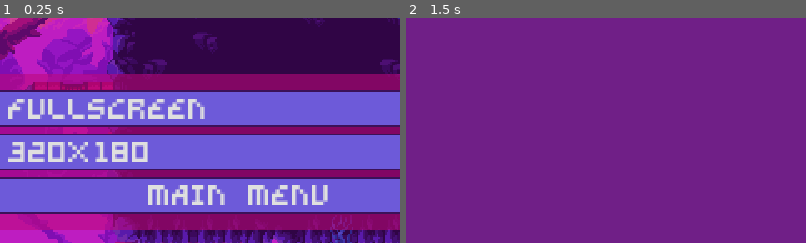
Above: before the commit, frames 1-2 (left to right).
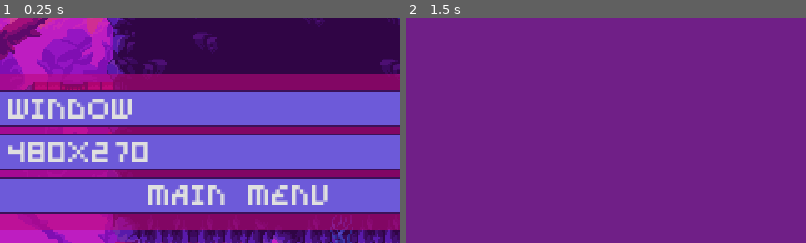
Above: after the commit, the same moments.

Repository: Jeffgss/chronobot
Game: Godot game, scene res://ui/settings_menu_screen.tscn
The game is run twice, just before and just after one commit, with the same random seed, the same clock (stepped at 60 frames per second) and the same inputs. This scene is started directly instead of the project's main scene.
Inputs:
- Up to frame 1 (0.25 s): no input
- Up to frame 2 (1.5 s): click "MAIN MENU" at 0.5 s; tap Enter at 1.25 s; hold D (move_right) from 1.28 s (still down); tap L (shoot) at 1.35 s
The pictures show only the part of the screen within x 20-70%, y 20-70%; the shares and areas given below are measured in that part.

The runs differ from the first frame. In frame 1, 3.1% of the frame differs, in the area x 2-52%, y 36-64%; in frame 2, nothing differs.

Commit message:
fix: update default window mode to 0 and initialize settings controls in the settings menu

Diff:
--- a/ui/settings_data_resource.gd
+++ b/ui/settings_data_resource.gd
@@ -2,7 +2,7 @@
 
 class_name SettingsDataResources
 
-@export var window_mode: int = 1
+@export var window_mode: int = 0
 @export var window_mode_index: int = 1
 @export var resolution: Vector2i = Vector2i(480,270)
 @export var resolution_index: int = 1
--- a/ui/settings_menu_screen.gd
+++ b/ui/settings_menu_screen.gd
@@ -24,12 +24,22 @@
 	for resolution in resolutions:
 		resolution_option_button.add_item(resolution)
 
+	initialise_controls()
+
+func initialise_controls():
+	SettingsManager.loading_settings()
+	var settings_data: SettingsDataResources = SettingsManager.get_settings()
+	window_model_option_button.selected = settings_data.window_mode_index
+	resolution_option_button.selected = settings_data.resolution_index
+
 func _on_window_model_option_button_item_selected(index: int) -> void:
 	var window_mode = window_modes.get(window_model_option_button.get_item_text(index)) as int
-
+	SettingsManager.set_window_mode(window_mode, index)
 
 func _on_resolution_option_button_item_selected(index: int) -> void:
-	var resolutions = resolutions.get(resolution_option_button.get_item_text(index)) as Vector2i
+	var resolution = resolutions.get(resolution_option_button.get_item_text(index)) as Vector2i
+	SettingsManager.set_resolution(resolution, index)
 
 func _on_main_menu_button_pressed() -> void:
+	SettingsManager.save_settings()
 	queue_free()
